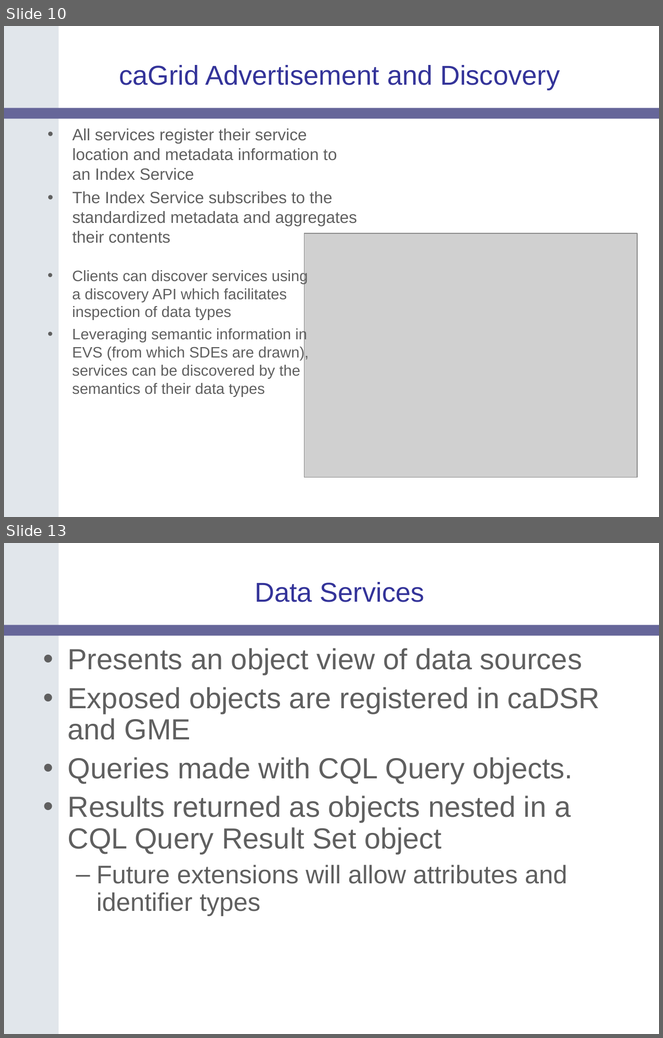
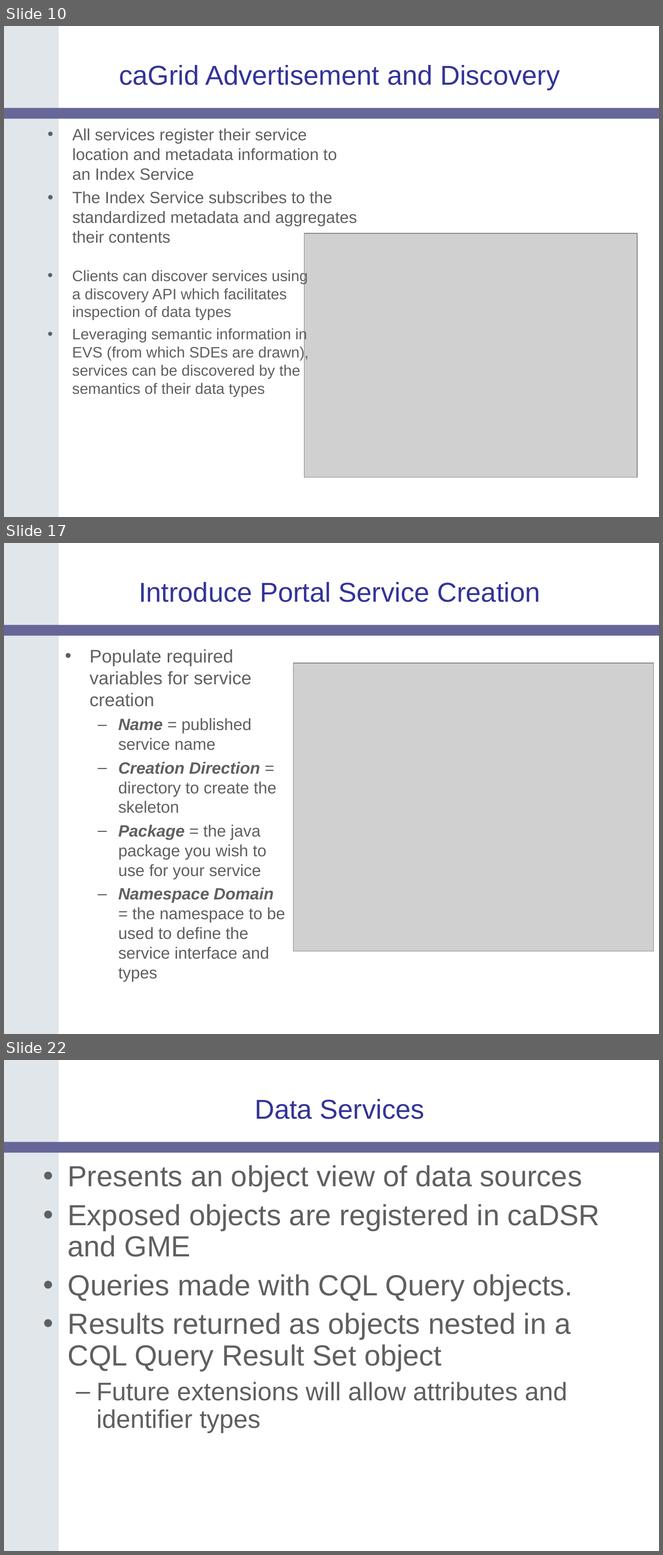
Before and after one commit to NCIP/cagrid-portal, a slide deck: cagrid-1-0/Documentation/presentations/200604_AnnualMeeting/caGrid-1.0-Architecture_caBIG-Annual-Meeting06.ppt. Shown one above the other, each under a label of ours: slides 10 and 13 before the commit, slides 10, 17 and 22 after it; the slides between them are not shown. The pictures are 663x1038 and 663x1555 pixels, drawn with LibreOffice and Linux fonts; fonts in the diff are those of the drawing; grey boxes stand for pictures; background and template pictures are left out. Boxes give left, top, right and bottom in pixels: in the first picture for what was removed or moved away, otherwise in the second. Text is boxed around its words. In the diff, an @@ line names an element or a change of style, - is before the commit and + after.

```diff
--- a/cagrid-1-0/Documentation/presentations/200604_AnnualMeeting/caGrid-1.0-Architecture_caBIG-Annual-Meeting06.ppt
+++ b/cagrid-1-0/Documentation/presentations/200604_AnnualMeeting/caGrid-1.0-Architecture_caBIG-Annual-Meeting06.ppt
@@ slide 17 added at box(4, 543, 659, 1034), background #FFFFFF; not listed: 2 template elements that a slide beside it also shows @@
@@ title added at box(139, 582, 540, 602), 30 pt, text #333399 @@
+Introduce Portal Service Creation
@@ text added at box(90, 649, 285, 982), 18 pt, text #5F5F5F @@
+• Populate required variables for service creation
+  – Name = published service name
+  – Creation Direction = directory to create the skeleton
+  – Package = the java package you wish to use for your service
+  – Namespace Domain = the namespace to be used to define the service interface and types
@@ picture added at box(294, 663, 654, 951) @@
@@ what was slide 13 is now slide 22 @@
```
Also in this commit, not shown: 1 slide changed, 10 other slides added, 2 slides removed.
